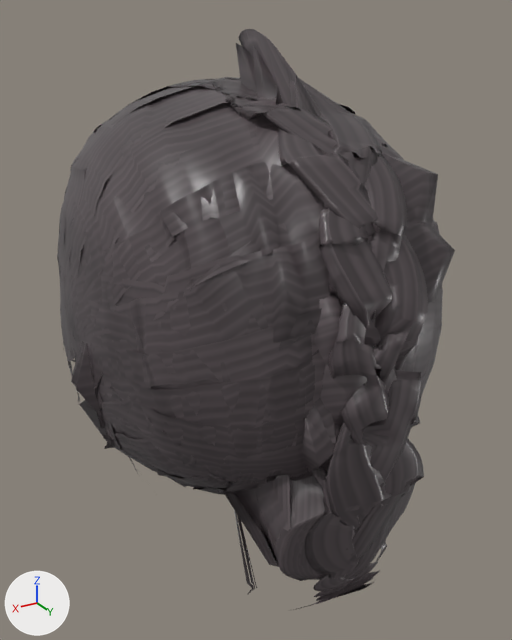
A saved change to the glTF model public/models/hair_long01.glb.
Camera for both pictures: a camera (50 mm lens) standing at (0.143, 0.25, 0.15) and looking at (-0.004, 0.006, 0.028). Arrows for +X, +Y and +Z are at lower left; the lights stay in place. The older version comes first. Vertices at exactly the same position are counted once.

Before the edit, the objects in view are built like this:
```python
me_hair_long01 = bpy.data.meshes.new('hair_long01')
me_hair_long01.from_pydata(...)  # 16020 vertices, 27804 faces; spans x -0.081..0.079, y -0.103..0.095, z -0.06..0.145
me_hair_long01.materials.append(mat_mat_hair_long01)
ob_hair_long01 = bpy.data.objects.new('hair_long01', me_hair_long01)
ob_hair_long01.location = (0.0, 0.0, 0.0)
```
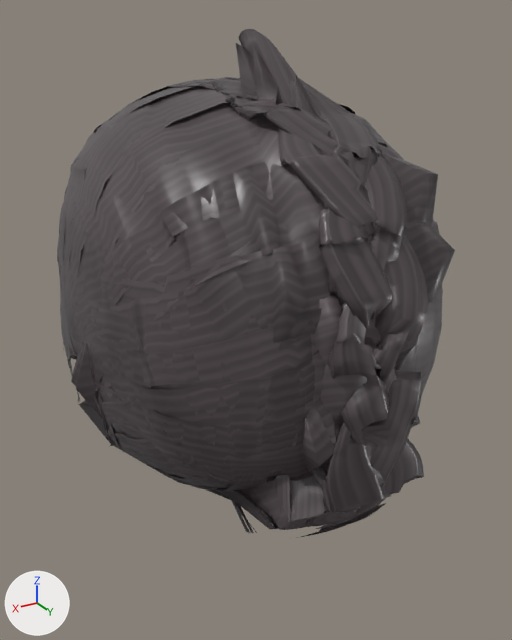
Where the change shows, as pixel boxes (x1, y1, x2, y2) in the pictures (512 x 640 px; the box of a moved part takes in the faces that stretch with it):
'hair_long01', reshaped (12% shorter)
    before: (57, 29, 455, 611)
    after: (57, 29, 455, 539)
part 1 of me_hair_long01, moved or reshaped (not visible afterwards)
    before: (376, 538, 387, 561)
part 2 of me_hair_long01, moved or reshaped
    before: (68, 254, 423, 611)
    after: (68, 251, 422, 539)

What changed in the scene script:
```text
Change me_hair_long01:
    used by ob_hair_long01; location = (0.0, 0.0, 0.0)
    remove me_hair_long01.from_pydata(...)  # 16020 vertices, 27804 faces; spans x -0.081..0.079, y -0.103..0.095, z -0.06..0.145
    add me_hair_long01.from_pydata(...)  # 16020 vertices, 27804 faces; spans x -0.081..0.079, y -0.103..0.095, z -0.027..0.145
    me_hair_long01 part 1: the loose piece of 43 vertices spanning x -0.022..-0.014, y 0.079..0.084, z -0.058..-0.038 is scaled about its middle by (1, 1, 0.282), then moved by (0.0, 0.0, 0.025)
    me_hair_long01 part 2: 7663 of 16020 vertices moved; they spanned x -0.079..0.074, y -0.051..0.092, z -0.06..0.074 and now span x -0.08..0.075, y -0.049..0.092, z -0.027..0.074; mean shift (0.0, 0.0, 0.03); largest move (-0.007, 0.085, -0.06) -> (-0.007, 0.084, -0.026)
    other edits to the shape of me_hair_long01 do not show in these pictures
```
